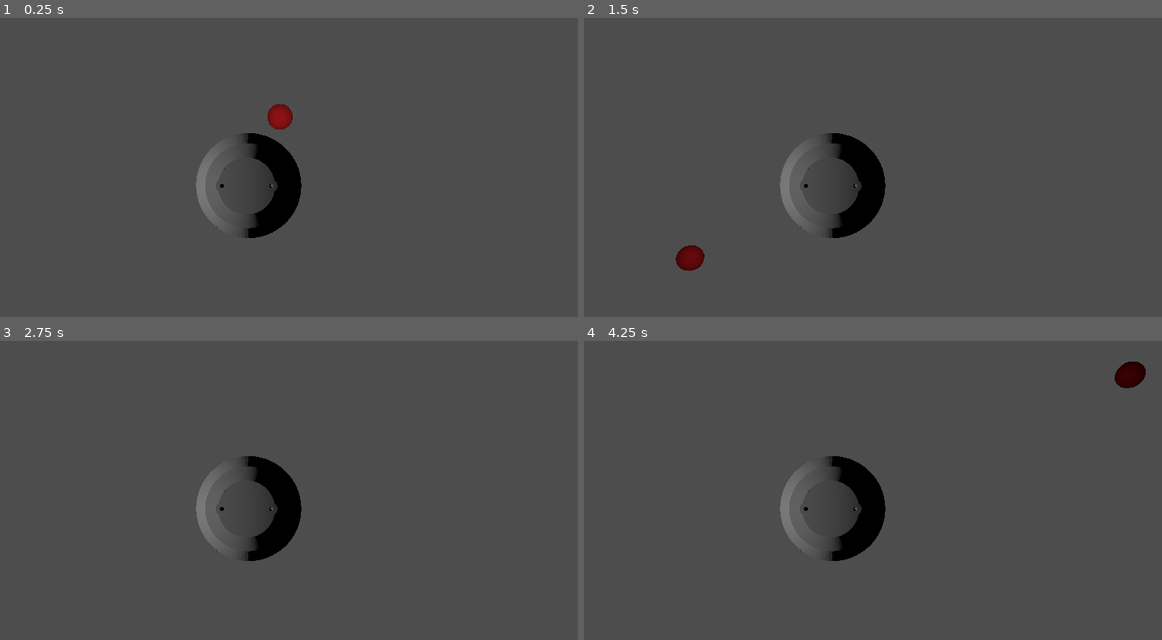
Above: before the commit, frames 1-4 (two rows, left to right).
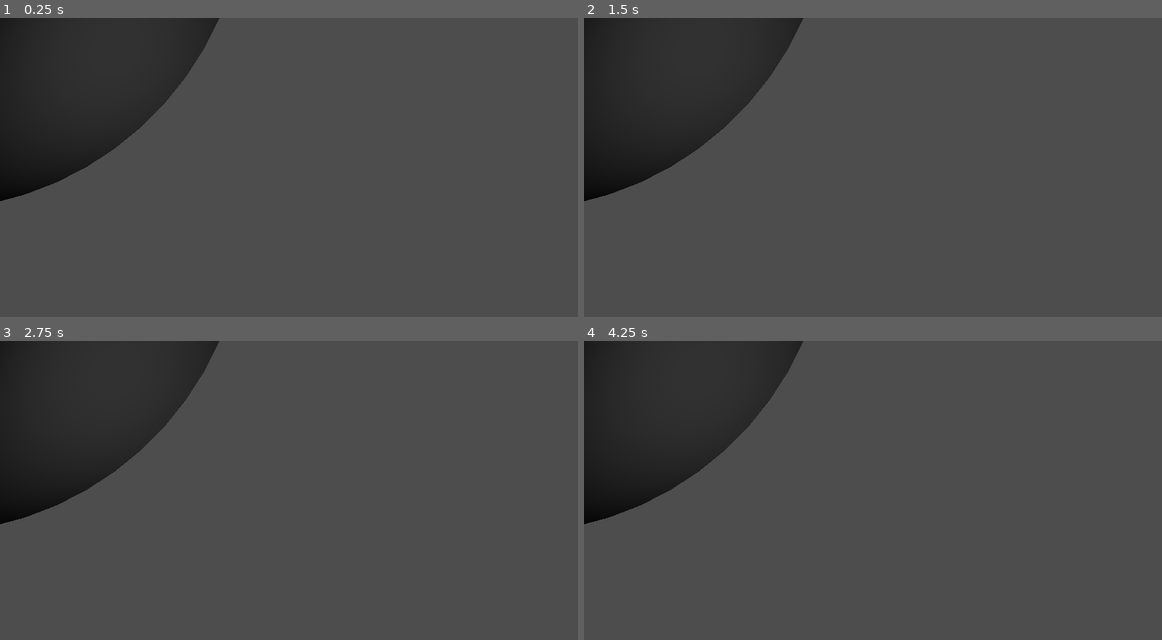
Above: after the commit, the same moments.

Repository: FrancescoDefulgentiis/P.A.L.L.E.
Game: Godot game, scene res://Test.tscn
Two runs of this game, one before a commit and one after it. Both use one fixed random seed, a clock stepped at 60 frames per second and the inputs below.
Inputs:
- Up to frame 1 (0.25 s): no input
- Up to frame 2 (1.5 s): no input
- Up to frame 3 (2.75 s): no input
- Up to frame 4 (4.25 s): tap Enter at 2.75 s; tap Space at 3.5 s

The runs differ from the first frame. In frame 1, 18% of the frame differs, in the area x 0-53%, y 0-74%; in frame 2, 18%; in frame 3, 18%; in frame 4, 18%, in the area x 0-98%, y 0-74%.

Commit message:
a lot of stuff

Diff:
--- a/p.a.l.l.e/Test.tscn
+++ b/p.a.l.l.e/Test.tscn
@@ -1,18 +1,20 @@
-[gd_scene load_steps=5 format=3 uid="uid://c3xjpn6r30ak8"]
+[gd_scene load_steps=6 format=3 uid="uid://c3xjpn6r30ak8"]
 
-[ext_resource type="PackedScene" uid="uid://ctck4i7ottcw6" path="res://scenes/palla.tscn" id="1_dqlmd"]
+[ext_resource type="ArrayMesh" uid="uid://bdycslij4g5vk" path="res://assets/flipper R.obj" id="2_gqqjh"]
 [ext_resource type="PackedScene" uid="uid://dfan2ja6l7bwx" path="res://scenes/bumper.tscn" id="2_oy21u"]
+[ext_resource type="ArrayMesh" uid="uid://cklro83saqny" path="res://assets/PALLA.obj" id="3_tbgpn"]
 
 [sub_resource type="WorldBoundaryShape3D" id="WorldBoundaryShape3D_057rj"]
 
 [sub_resource type="BoxShape3D" id="BoxShape3D_2tjje"]
 size = Vector3(6.1225, 1, 1)
 
-[node name="Node3D" type="Node3D"]
+[node name="testScene" type="Node3D"]
 transform = Transform3D(1, 0, 0, 0, 1, 0, 0, 0, 1, 0, 0.298881, 0)
 
 [node name="wall" type="Node3D" parent="."]
 transform = Transform3D(1, 0, 0, 0, 1, 0, 0, 0, 1, 0, -0.960482, -0.0151186)
+visible = false
 
 [node name="StaticBody3D2" type="StaticBody3D" parent="wall"]
 
@@ -41,8 +43,13 @@
 [node name="SpotLight3D" type="SpotLight3D" parent="Camera3D"]
 transform = Transform3D(1, 0, 0, 0, 0.999883, -0.0153059, 0, 0.0153059, 0.999883, -0.0397538, -0.0596608, 0.0285665)
 
-[node name="palla" parent="." instance=ExtResource("1_dqlmd")]
-transform = Transform3D(1, 0, 0, 0, 1, 0, 0, 0, 1, 0.249976, 0.98159, 0)
+[node name="Bumper" parent="." instance=ExtResource("2_oy21u")]
+transform = Transform3D(-4.37114e-07, 0, 10, 0, 10, 0, -10, 0, -4.37114e-07, 0, 11.9009, 0)
 
-[node name="Bumper" parent="." instance=ExtResource("2_oy21u")]
-transform = Transform3D(-4.37114e-08, 0, 1, 0, 1, 0, -1, 0, -4.37114e-08, 0.0259423, 0.194481, 0.00213055)
+[node name="FlipperR" type="MeshInstance3D" parent="."]
+transform = Transform3D(1, 0, 0, 0, 1, 0, 0, 0, 1, 0, 0, 5)
+mesh = ExtResource("2_gqqjh")
+
+[node name="Palla" type="MeshInstance3D" parent="."]
+transform = Transform3D(1, 0, 0, 0, 1, 0, 0, 0, 1, -1.54613, 22.0294, 0.124706)
+mesh = ExtResource("3_tbgpn")
--- /dev/null
+++ b/p.a.l.l.e/scenes/flipper.tscn
@@ -0,0 +1,9 @@
+[gd_scene load_steps=2 format=3 uid="uid://dp8sd0qmv64rm"]
+
+[ext_resource type="ArrayMesh" uid="uid://bdycslij4g5vk" path="res://assets/flipper R.obj" id="1_pa5jo"]
+
+[node name="Flipper" type="Node3D"]
+
+[node name="FlipperR" type="MeshInstance3D" parent="."]
+transform = Transform3D(1, 0, 0, 0, 1, 0, 0, 0, 1, 10.5, 0, 2.5)
+mesh = ExtResource("1_pa5jo")
--- a/p.a.l.l.e/scenes/palla.tscn
+++ b/p.a.l.l.e/scenes/palla.tscn
@@ -1,13 +1,13 @@
 [gd_scene load_steps=4 format=3 uid="uid://ctck4i7ottcw6"]
 
-[ext_resource type="PackedScene" uid="uid://dfqv4cu4k0xgh" path="res://assets/palla.fbx" id="1_73jc3"]
+[ext_resource type="ArrayMesh" uid="uid://cklro83saqny" path="res://assets/PALLA.obj" id="1_1oshx"]
 
 [sub_resource type="PhysicsMaterial" id="PhysicsMaterial_w3c2a"]
 friction = 0.0
 bounce = 0.8
 
 [sub_resource type="SphereShape3D" id="SphereShape3D_tfe3k"]
-radius = 0.113052
+radius = 0.0172962
 
 [node name="Node3D" type="Node3D"]
 
@@ -16,8 +16,9 @@
 physics_material_override = SubResource("PhysicsMaterial_w3c2a")
 
 [node name="CollisionShape3D" type="CollisionShape3D" parent="RigidBody3D"]
-transform = Transform3D(1, 0, 0, 0, 1, 0, 0, 0, 1, 0, 0, 0.0943932)
+transform = Transform3D(100, 0, 0, 0, 100, 0, 0, 0, 100, 0, 0, 0)
 shape = SubResource("SphereShape3D_tfe3k")
 
-[node name="palla" parent="RigidBody3D" instance=ExtResource("1_73jc3")]
-transform = Transform3D(50, 0, 0, 0, 50, 0, 0, 0, 50, 0, 0, 0)
+[node name="Palla" type="MeshInstance3D" parent="RigidBody3D"]
+mesh = ExtResource("1_1oshx")
+skeleton = NodePath("../..")
--- a/p.a.l.l.e/scripts/bumper.gd
+++ b/p.a.l.l.e/scripts/bumper.gd
@@ -1,35 +1,14 @@
 extends Area3D
-
 
 # Called when the node enters the scene tree for the first time.
 func _ready() -> void:
 	pass
 
-
 # Called every frame. 'delta' is the elapsed time since the previous frame.
 func _process(delta: float) -> void:
 	pass
 
-
 const SPEED_MULTIPLIER = 2
 
-func velocity_evaluate(Velocity : Vector3 , Position: Vector3)-> Vector3:
-	print("evaluating_trajegtory")
-	var New_velocity : Vector3
-	print("ball position x", Position.x)
-	print("ball position y", Position.y)
-	print("ball position z", Position.z)
-
-	var Angle=atan2(Position.y,Position.z)
-	print("collision angle: " ,rad_to_deg(Angle))
-	var New_velocity_x = (Velocity.x * cos(Angle) - Velocity.y * sin(Angle)) * SPEED_MULTIPLIER
-	var New_velocity_y = (Velocity.x * sin(Angle) + Velocity.y * cos(Angle)) * SPEED_MULTIPLIER
-
-	return Vector3(New_velocity_x, New_velocity_y, 0)
-
-func _on_body_entered(body):
-		print("body entered")
-		var Position = to_local(body.global_position)
-		var Incoming_velocity = body.linear_velocity
-		var New_velocity=velocity_evaluate(Incoming_velocity,Position)
-		body.linear_velocity=New_velocity
+func _on_body_entered(body: Node3D) -> void:
+	var RelativaPos = global_position - body.position
Not shown, added: p.a.l.l.e/assets/PALLA.mtl
Not shown, added: p.a.l.l.e/assets/PALLA.obj
Not shown, added: p.a.l.l.e/assets/PALLA.obj.import
Not shown, added: p.a.l.l.e/assets/flipper R.obj
Not shown, added: p.a.l.l.e/assets/flipper R.obj.import
